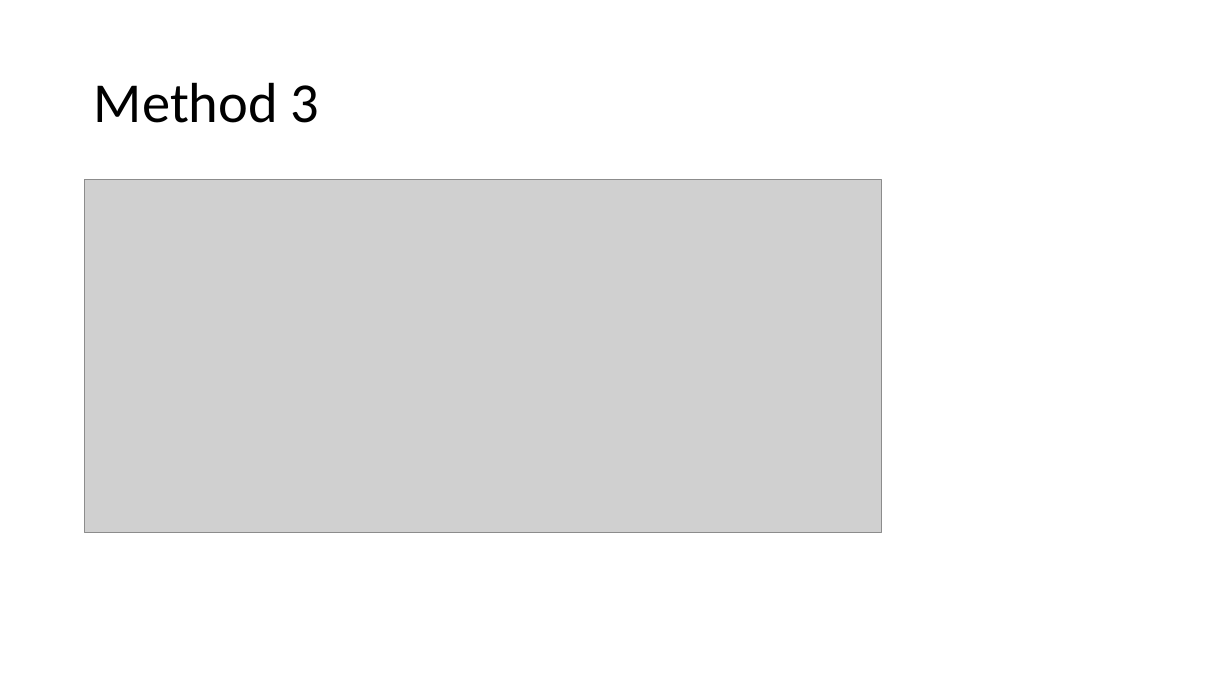
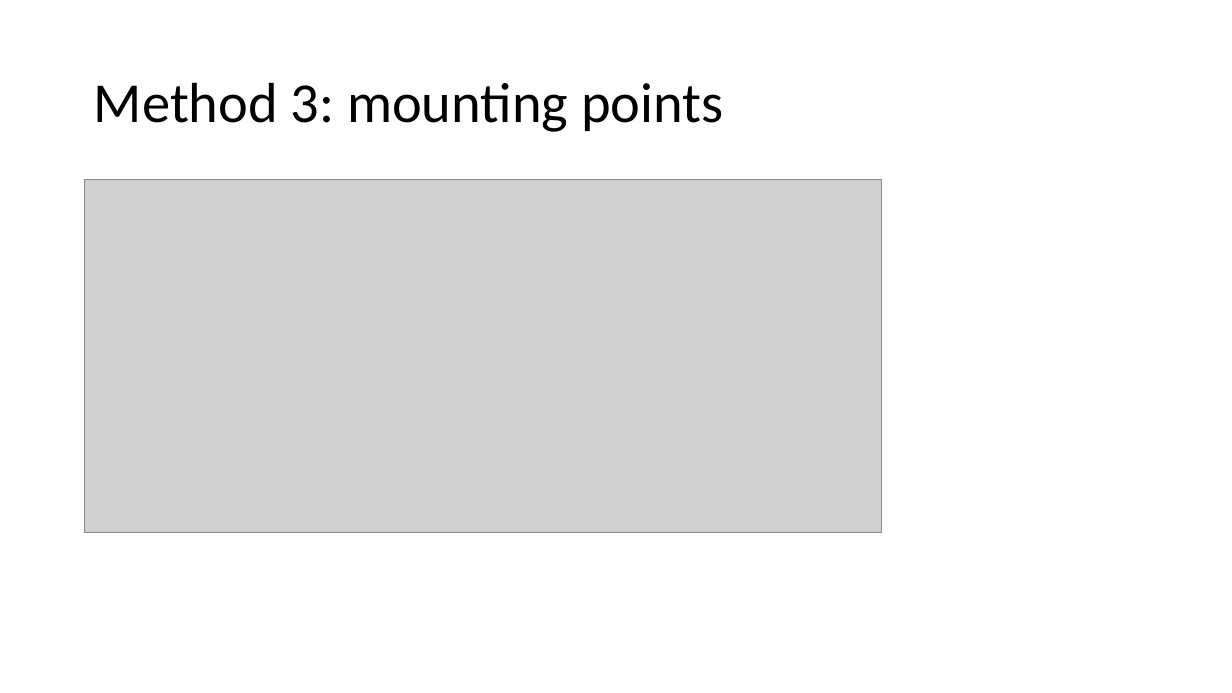
Before and after one commit to frankwxu/digital-forensics-lab, a slide deck: slide 8 of NIST_Data_Leakage_Case/NIST_Data_Leakage_06_Network_Shellbag_Jumplist.pptx (slide 5 before the commit). Drawn at 1232x693 pixels with LibreOffice and Linux fonts; fonts in the diff are those of the drawing; grey boxes stand for pictures; background and template pictures are left out. Boxes give left, top, right and bottom in pixels: in the first picture for what was removed or moved away, otherwise in the second. Text is boxed around its words. In the diff, an @@ line names an element or a change of style, - is before the commit and + after.

```diff
--- a/NIST_Data_Leakage_Case/NIST_Data_Leakage_06_Network_Shellbag_Jumplist.pptx
+++ b/NIST_Data_Leakage_Case/NIST_Data_Leakage_06_Network_Shellbag_Jumplist.pptx
@@ title at [94, 82, 724, 132]: text changed @@
-Method 3
+Method 3: mounting points
```
Also in this commit, not shown: 9 other slides changed, 9 slides added, 1 slide removed, 1 other file.
